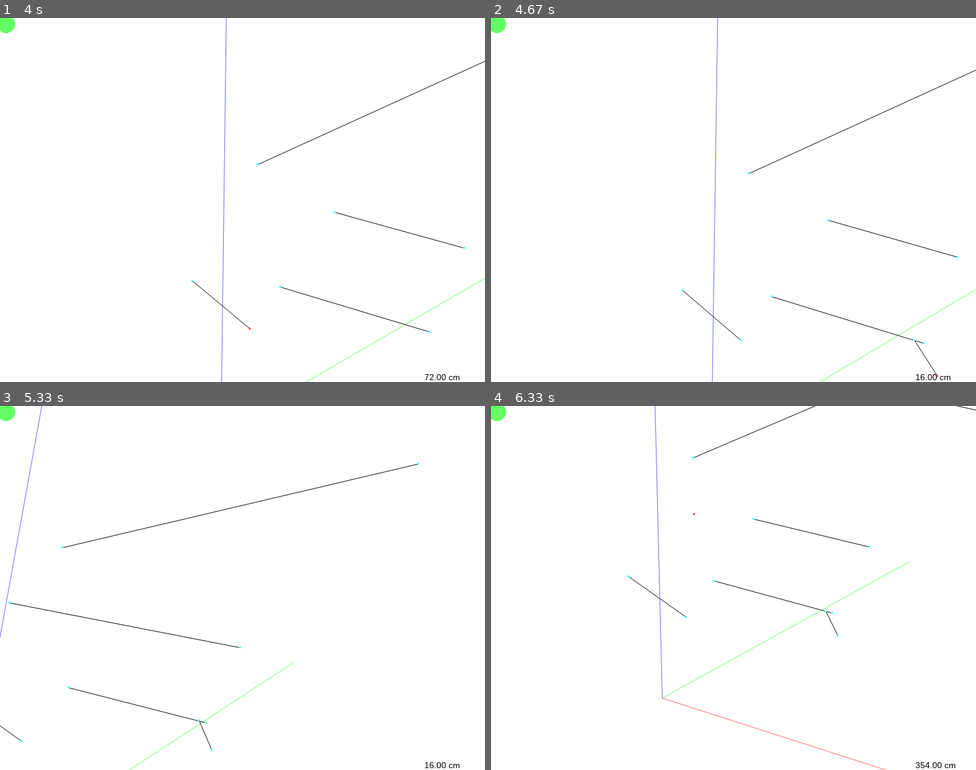
Above: before the commit, frames 1-4 (two rows, left to right).
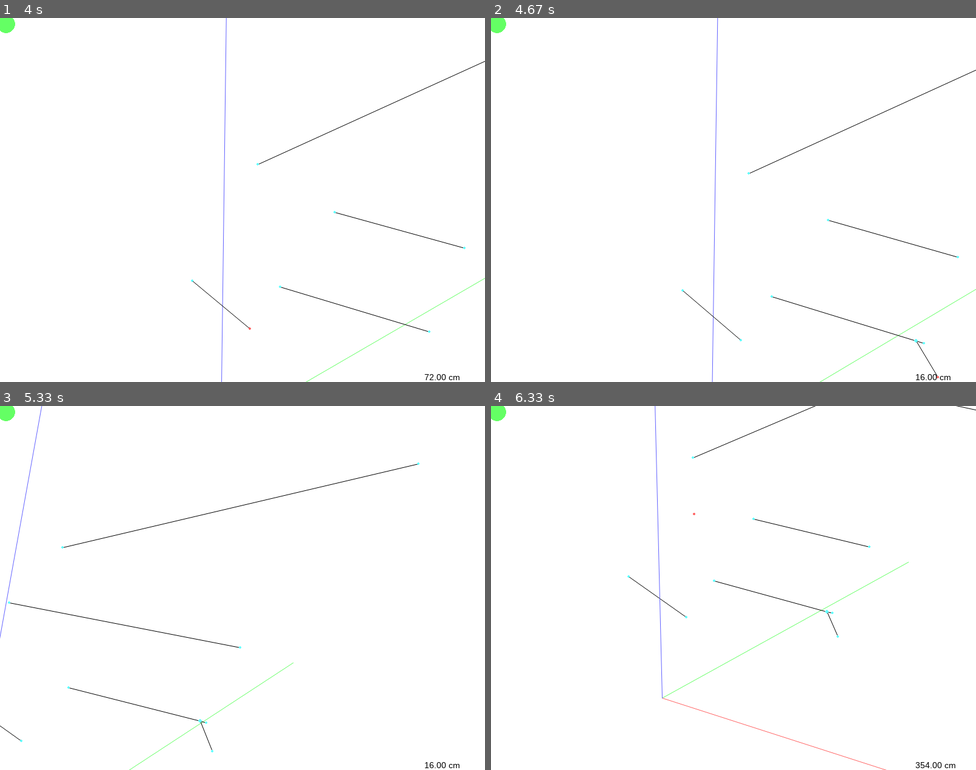
Above: after the commit, the same moments.

Repository: qsorix/draw-3d
Game: pygame game, started from main.py
Two runs of this game, one before a commit and one after it. Both use one fixed random seed, a clock stepped at 60 frames per second and the inputs below.
Inputs (mouse positions are in pixels of both pictures, inside the frame that each line leads up to):
- Up to frame 1 (4 s): hold Right 0.33-0.8 s; move the mouse to (223, 214) at 0.37 s; click (242, 221) at 0.88 s; hold Up 1.17-1.47 s; hold W 1.17-1.47 s; click (126, 203) at 1.25 s; hold Right 1.5-1.97 s; hold D 1.5-1.97 s; click (92, 145) at 1.58 s; hold Left 2-2.53 s; hold A 2-2.53 s; click (315, 72) at 2.08 s; hold Down 2.57-2.87 s; hold S 2.57-2.87 s; click (300, 232) at 2.65 s; click (126, 127) at 2.95 s; hold Left 3.23-3.63 s; hold A 3.23-3.63 s; click (67, 189) at 3.32 s; hold Up from 3.67 s (still down); hold W from 3.67 s (still down); click (247, 236) at 3.75 s
- Up to frame 2 (4.67 s): release Up at 4.03 s; release W at 4.03 s; click (917, 338) at 4.12 s; click (937, 378) at 4.45 s, where only the run after the commit has a clickable "2255.00 cm"
- Up to frame 3 (5.33 s): hold Right from 4.73 s (still down); hold D from 4.73 s (still down); click (164, 467) at 4.82 s
- Up to frame 4 (6.33 s): release Right at 5.37 s; release D at 5.37 s; hold Down 5.4-5.77 s; hold S 5.4-5.77 s; click (859, 555) at 5.48 s; hold Left 5.8-6.27 s; hold A 5.8-6.27 s; click (549, 507) at 5.88 s; hold Right from 6.3 s (still down); hold D from 6.3 s (still down)

Frame 1 is identical in both runs. In frame 2, less than 0.1% of the frame differs, in the area x 87-93%, y 88-99%; in frame 3, 0.1%, in the area x 20-44%, y 79-96%; in frame 4, less than 0.1%.

Commit message:
Improve aiming at a point on the segment

Diff:
--- a/funcs.py
+++ b/funcs.py
@@ -332,6 +332,45 @@
     else:
         return vz
 
+def closest_point_segment_ray(segment, ray):
+    """Returns a point on the segment that is closest to the ray. If the point
+    falls outside of the segment, returns None as currently it is used to snap
+    to segments, and we don't want to snap to segments that are too far anywa."""
+
+    # first find closest point for infinite lines
+    u = vector_from_to(segment.a, segment.b)
+    p0 = segment.a
+
+    v = ray.v
+    q0 = ray.p0
+
+    # line1 === P(s) = p0 + s*u
+    # line2 === Q(t) = q0 + t*v
+
+    w0 = vector_from_to(q0, p0)
+
+    a = dot(u, u)
+    b = dot(u, v)
+    c = dot(v, v)
+    d = dot(u, w0)
+    e = dot(v, w0)
+
+    delta = a*c - b*b
+    if abs(delta) < 0.0001:
+        return None
+
+    # s closest, t closest
+    sc = (b*e - c*d) / delta
+    tc = (a*e - b*d) / delta
+
+    # now limit the closest point to be on the segment
+    if sc < 0:
+        return None
+    if sc > 1:
+        return None
+
+    return p0 + sc*u
+
 def rotates_clockwise_2(v1, v2, plane):
     c = unit(cross(v1, v2))
     n = unit(plane.normal)
--- a/main.py
+++ b/main.py
@@ -575,12 +575,9 @@
                     x0, y0 = self._to_zero(a)
                     x1, y1 = self._to_zero(b)
                     if funcs.dist(x0, y0, x1, y1, mx, my) < tolerance:
-                        d = 0
-                        if abs(x0-x1) > abs(y0-y1) >= 0:
-                            d = (x0-mx) / (x0-x1)
-                        elif y0-y1:
-                            d = (y0-my) / (y0-y1)
-                        result.append((s,s.a+funcs.vector_from_to(s.a,s.b)*d))
+                        cp = funcs.closest_point_segment_ray(s, view_ray)
+                        if cp:
+                            result.append((s, cp))
 
         if 'w' in type:
             for w in self.walls:
